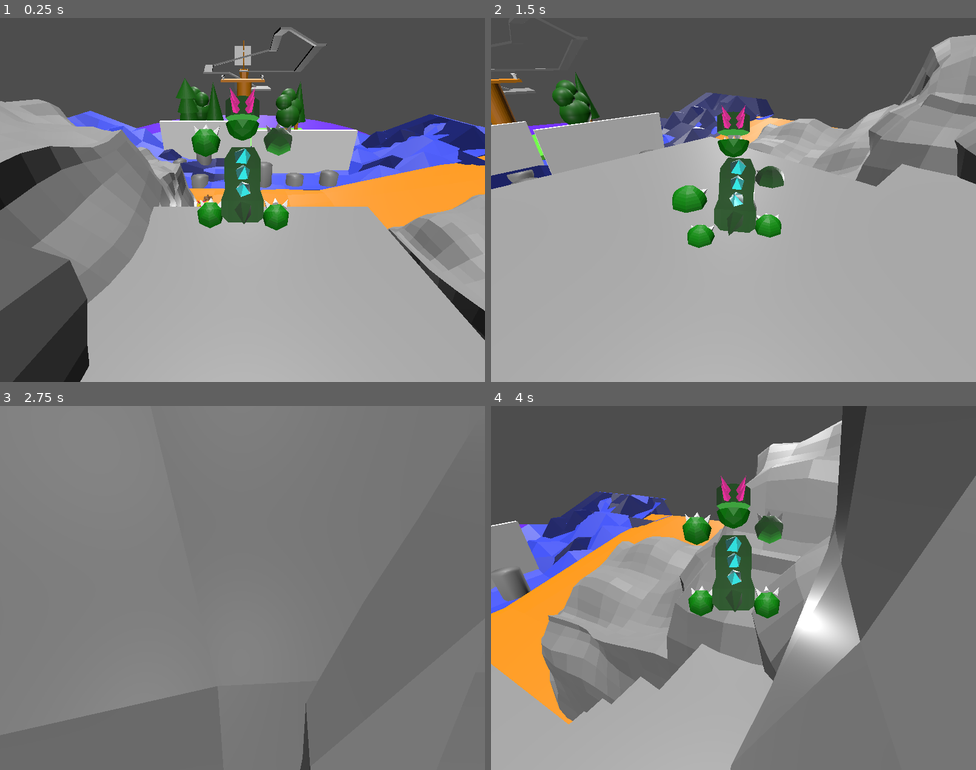
Above: before the commit, frames 1-4 (two rows, left to right).
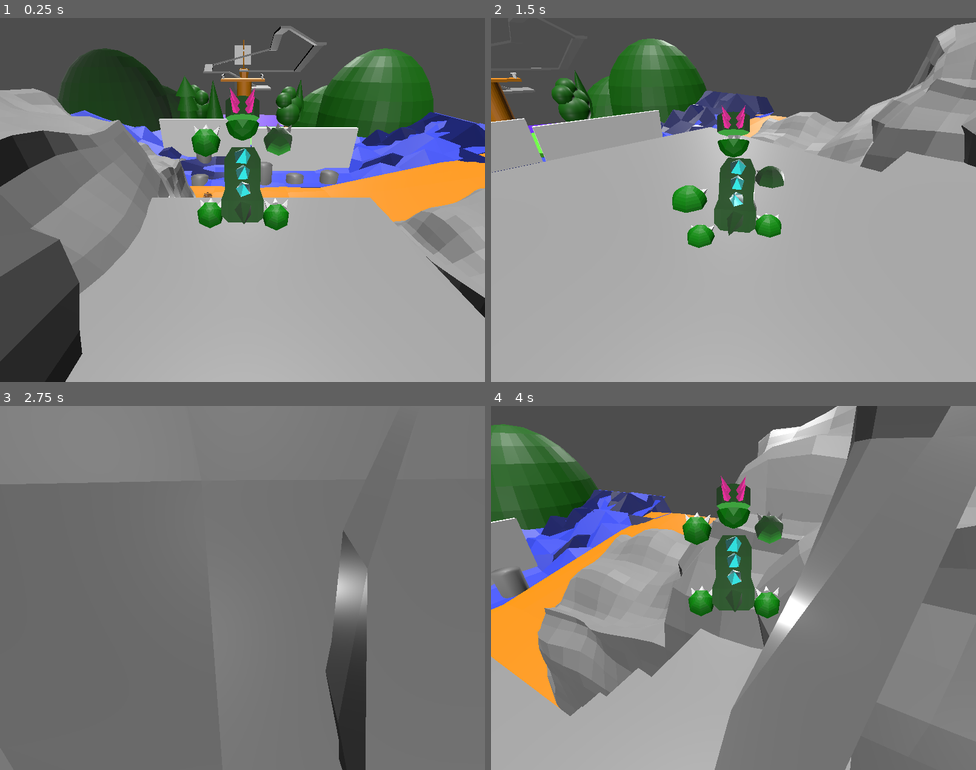
Above: after the commit, the same moments.

Repository: bazylevnik0/dinokid
Game: Godot game, scene res://mom-intro.tscn
Two runs of this game, one before a commit and one after it. Both use one fixed random seed, a clock stepped at 60 frames per second and the inputs below. Video files are missing from this copy of the repository; at most half a second of black plays in their place.
Inputs:
- Up to frame 1 (0.25 s): no input
- Up to frame 2 (1.5 s): hold Right (move_right) 0.53-1.28 s; tap Z (key_a) at 0.6 s; tap Space (jump) at 0.77 s; hold Down (move_backward) from 1.28 s (still down); tap X (key_b) at 1.35 s
- Up to frame 3 (2.75 s): tap Space (jump) at 1.52 s; release Down (move_backward) at 2.03 s; hold Right (move_right) from 2.03 s (still down); tap Z (key_a) at 2.1 s
- Up to frame 4 (4 s): release Right (move_right) at 2.78 s; hold Up (move_forward) 2.78-3.53 s; tap X (key_b) at 2.85 s; tap Space (jump) at 3.02, 3.77 s; hold Left (move_left) from 3.53 s (still down); tap Z (key_a) at 3.6 s

The runs differ from the first frame. In frame 1, 20% of the frame differs, in the area x 0-100%, y 2-100%; in frame 2, 10%; in frame 3, 6.8%; in frame 4, 30%, in the area x 0-100%, y 0-100%.
Error in both runs: Attempt to call function 'play' in base 'null instance' on a null instance. (res://Player.gd:18)

Commit message:
homeisland: start working on forest

Diff:
--- a/homeisland.gd
+++ b/homeisland.gd
@@ -33,3 +33,17 @@
 	if body.name == "Player" :
 		$Dino/Player.position = Vector3(-0.053, 1.108, 0.386)
 	pass # Replace with function body.
+
+
+func _on_beach_place_body_entered(body: Node3D) -> void:
+	if body.name == "Player" :
+		$Text.text = "Dino: So sunny day to play on the beach but I must to find my mom..."
+		$Text.visible = true
+	pass # Replace with function body.
+
+
+func _on_beach_place_body_exited(body: Node3D) -> void:
+	if body.name == "Player" :
+		$Text.text = "..."
+		$Text.visible = false
+	pass # Replace with function body.
--- a/homeisland.tscn
+++ b/homeisland.tscn
@@ -758,6 +758,9 @@
 [sub_resource type="BoxShape3D" id="BoxShape3D_6xsvl"]
 size = Vector3(8.72192, 1.03516, 3.99593)
 
+[sub_resource type="BoxShape3D" id="BoxShape3D_ab8gv"]
+size = Vector3(3.21185, 1, 1.42136)
+
 [node name="Node3D" type="Node3D"]
 script = ExtResource("1_le85t")
 
@@ -768,7 +771,7 @@
 transform = Transform3D(1, 0, 0, 0, -0.0844257, 0.99643, 0, -0.99643, -0.0844257, 0, 7.01912, 0)
 
 [node name="homeisland" parent="StaticBody3D" instance=ExtResource("2_jdbx3")]
-transform = Transform3D(1, 0, 0, 0, -0.0830519, -0.996546, 0, 0.996546, -0.0830519, 0, 0.703275, -8.30036)
+transform = Transform3D(1, 0, 0, 0, -0.0830519, -0.996546, 0, 0.996546, -0.0830519, 0, 0.696112, -8.21581)
 
 [node name="Mountain" type="CollisionShape3D" parent="StaticBody3D"]
 transform = Transform3D(1, 0, 0, 0, 0.996552, -0.0830874, 0, 0.0830874, 0.996552, 0.00253336, 0.667316, -8.02558)
@@ -1180,7 +1183,15 @@
 transform = Transform3D(0.998942, 0, 0.0459906, 0, 1, 0, -0.0459906, 0, 0.998942, 0.106334, -3.48161, -8.0999)
 shape = SubResource("BoxShape3D_6xsvl")
 
+[node name="BeachPlace" type="Area3D" parent="."]
+
+[node name="CollisionShape3D" type="CollisionShape3D" parent="BeachPlace"]
+transform = Transform3D(1, 0, 0, 0, 1, 0, 0, 0, 1, -1.52208, -2.5881, -4.95699)
+shape = SubResource("BoxShape3D_ab8gv")
+
 [connection signal="body_entered" from="MountainInsideArea" to="." method="_on_mountain_inside_area_body_entered"]
 [connection signal="body_exited" from="MountainInsideArea" to="." method="_on_mountain_inside_area_body_exited"]
 [connection signal="body_entered" from="MountainDownArea" to="." method="_on_mountain_down_area_body_entered"]
 [connection signal="body_entered" from="RiverWaterArea" to="." method="_on_river_water_area_body_entered"]
+[connection signal="body_entered" from="BeachPlace" to="." method="_on_beach_place_body_entered"]
+[connection signal="body_exited" from="BeachPlace" to="." method="_on_beach_place_body_exited"]
Binary file changed: homeisland.glb
Not shown: 1 places in homeisland.tscn that only renumber resources
Not shown, changed: homeisland.blend
Not shown, changed: homeisland.blend1
